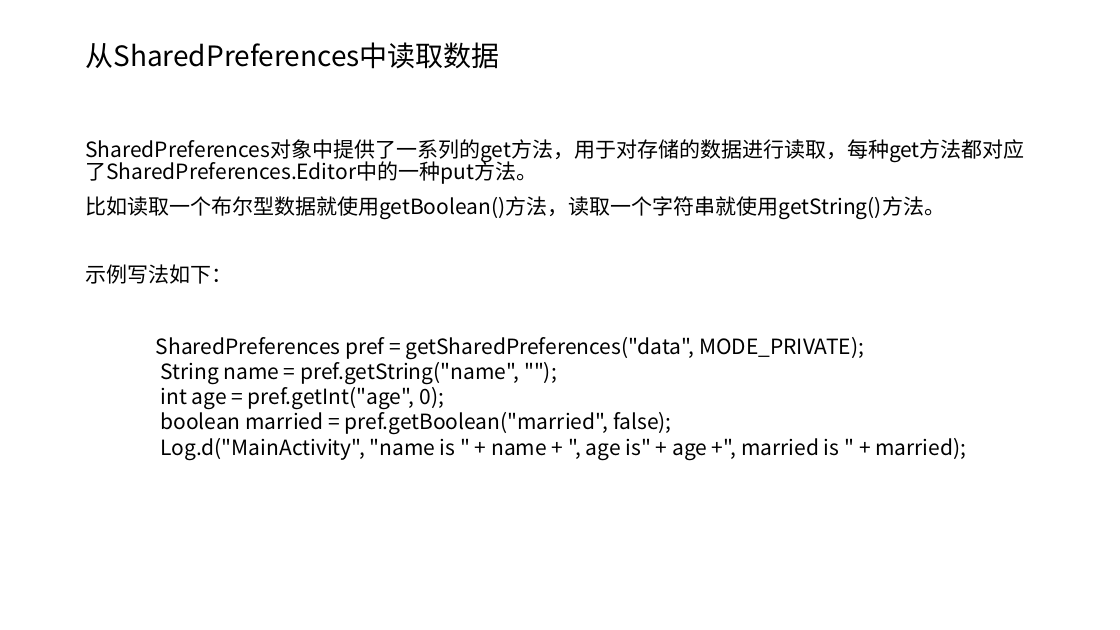
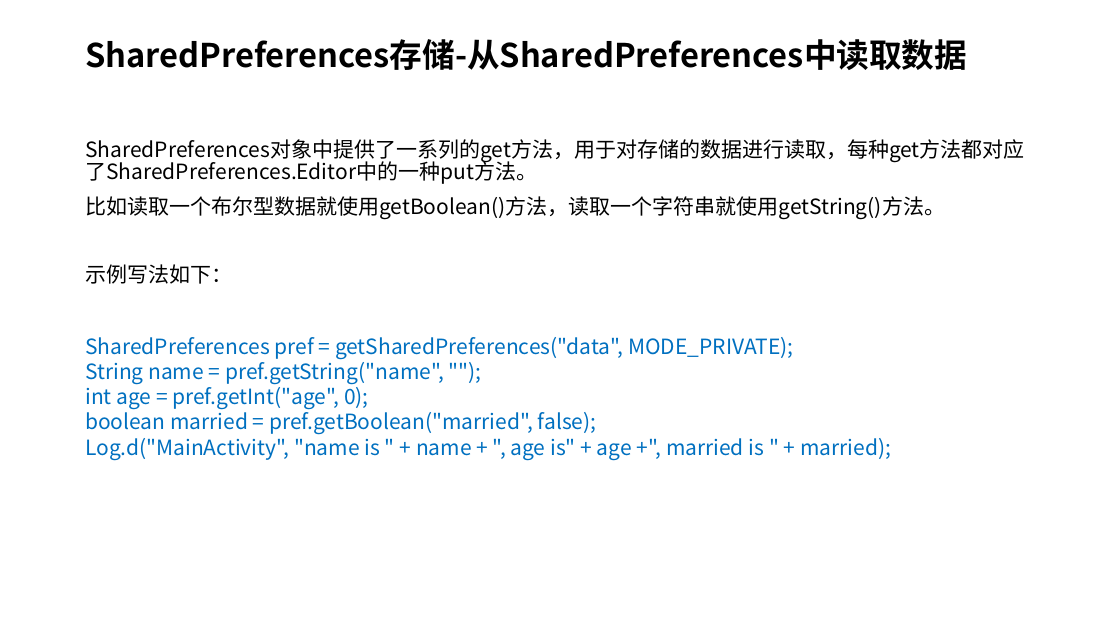
Before and after one commit to MultmediaMetaverse/LearningMultiMedia, a slide deck: slide 12 of Android 持久化技术+跨程序共享数据技术ContentProvider详解.pptx (slide 11 before the commit). Drawn at 1120x630 pixels with LibreOffice and Linux fonts; fonts in the diff are those of the drawing. Boxes give left, top, right and bottom in pixels: in the first picture for what was removed or moved away, otherwise in the second. Text is boxed around its words. In the diff, an @@ line names an element or a change of style, - is before the commit and + after.

```diff
--- a/Android 持久化技术+跨程序共享数据技术ContentProvider详解.pptx
+++ b/Android 持久化技术+跨程序共享数据技术ContentProvider详解.pptx
@@ title at [85, 39, 967, 70]: text changed; size 24 to 28 pt; bold on @@
-从SharedPreferences中读取数据
+SharedPreferences存储-从SharedPreferences中读取数据
@@ text "SharedPreferences pref = getSharedPreferences("data", MODE_P ..." at [85, 337, 891, 460]: text colour #000000 to #0070C0 @@
```
Also in this commit, not shown: 30 other slides changed, 2 slides added, 1 slide removed.
